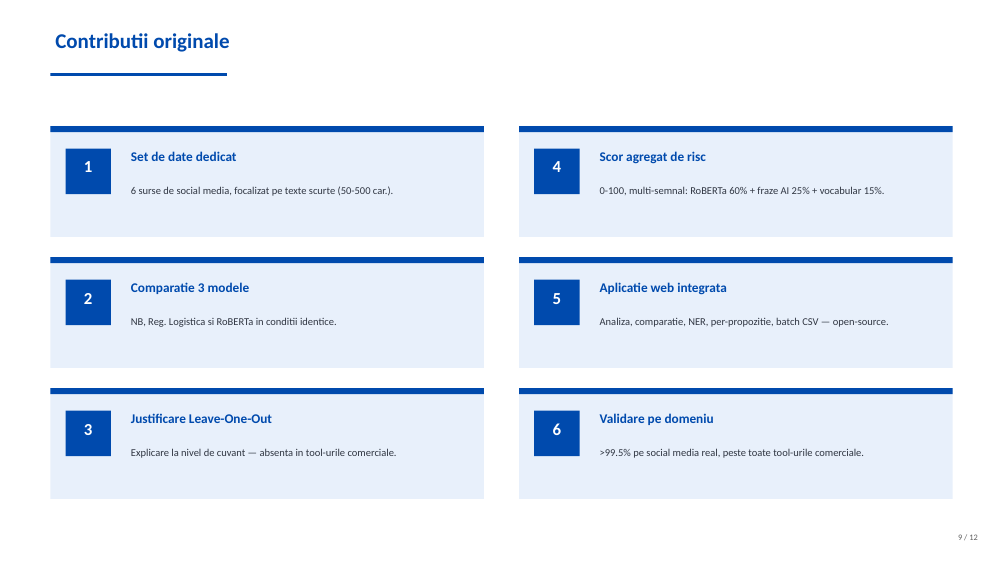
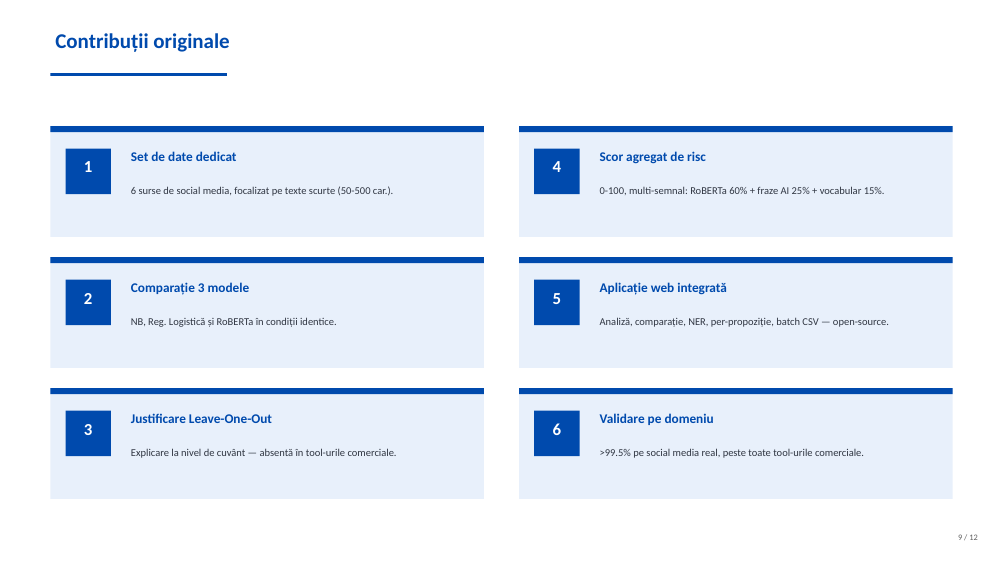
Before and after one commit to viobianca-stack/licenta, a slide deck: slide 9 of Prezentare_Licenta_Template.pptx. Drawn at 1008x567 pixels with LibreOffice and Linux fonts; fonts in the diff are those of the drawing. Boxes give left, top, right and bottom in pixels: in the first picture for what was removed or moved away, otherwise in the second. Text is boxed around its words. In the diff, an @@ line names an element or a change of style, - is before the commit and + after.

```diff
--- a/Prezentare_Licenta_Template.pptx
+++ b/Prezentare_Licenta_Template.pptx
@@ text at bbox=[55, 33, 229, 52]: text changed @@
-Contributii originale
+Contribuții originale
@@ text at bbox=[131, 282, 250, 295]: text changed @@
-Comparatie 3 modele
+Comparație 3 modele
@@ text at bbox=[600, 282, 727, 295]: text changed @@
-Aplicatie web integrata
+Aplicație web integrată
@@ text at bbox=[131, 317, 337, 327]: text changed @@
-NB, Reg. Logistica si RoBERTa in conditii identice.
+NB, Reg. Logistică și RoBERTa în condiții identice.
@@ text at bbox=[600, 317, 889, 327]: text changed @@
-Analiza, comparatie, NER, per-propozitie, batch CSV — open-source.
+Analiză, comparație, NER, per-propoziție, batch CSV — open-source.
@@ text at bbox=[131, 448, 397, 458]: text changed @@
-Explicare la nivel de cuvant — absenta in tool-urile comerciale.
+Explicare la nivel de cuvânt — absentă în tool-urile comerciale.
```
Also in this commit, not shown: 11 other slides changed, 1 other file.
